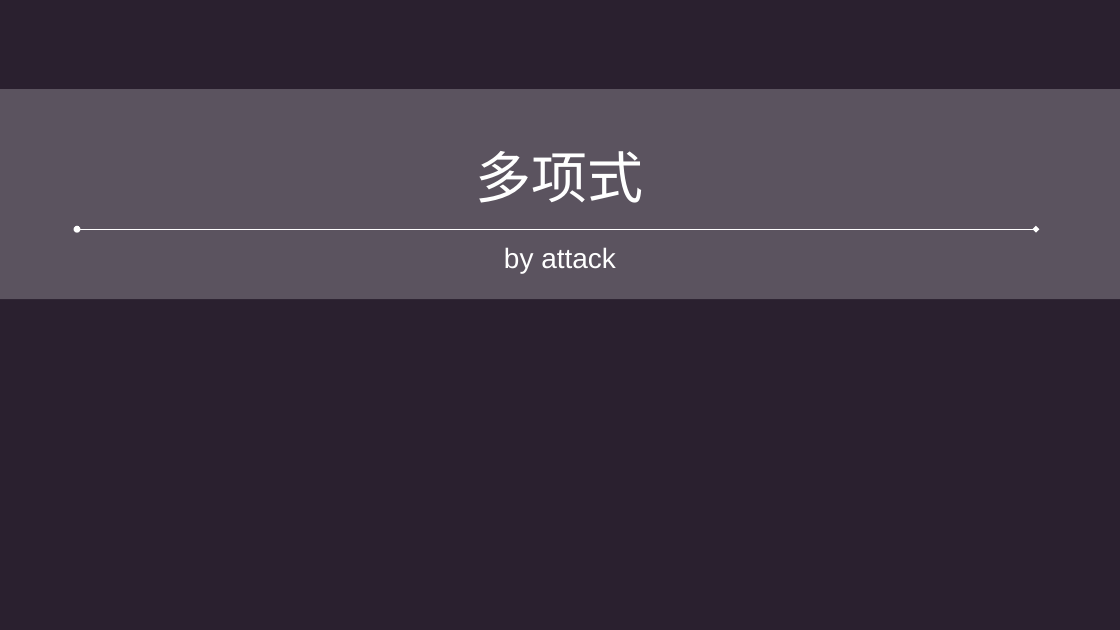
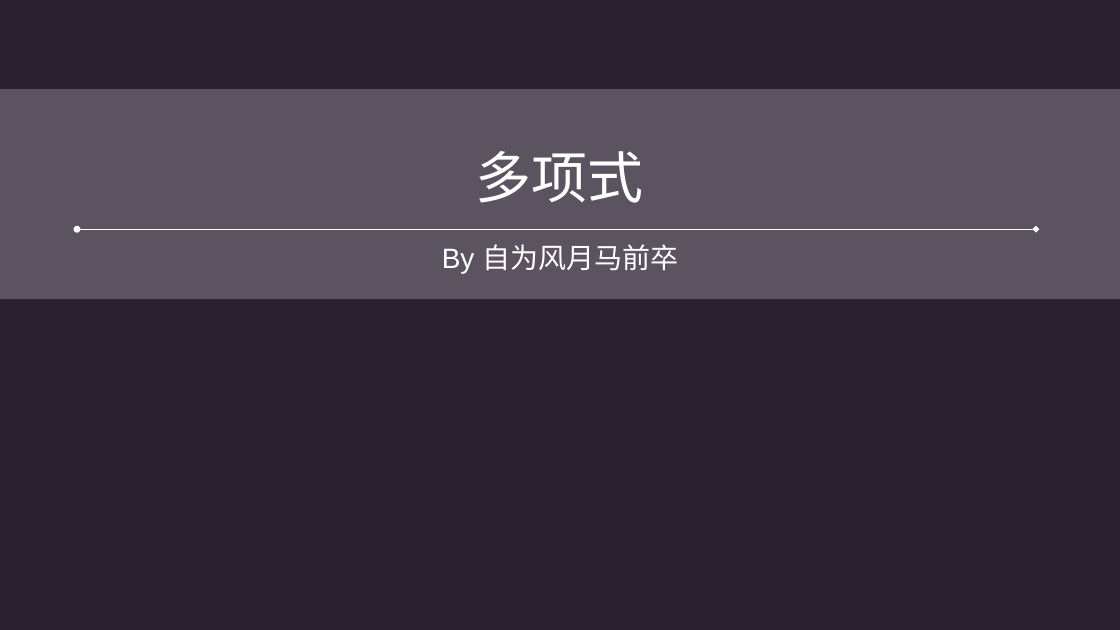
Before and after one commit to SovietPower/My-OI-ACM, a slide deck: slide 1 of 课件/多项式 lgj.pptx. Drawn at 1120x630 pixels with LibreOffice and Linux fonts; fonts in the diff are those of the drawing; background and template pictures are left out; a plain dark background stands for a picture behind light text. Boxes give left, top, right and bottom in pixels: in the first picture for what was removed or moved away, otherwise in the second. Text is boxed around its words. In the diff, an @@ line names an element or a change of style, - is before the commit and + after.

```diff
--- a/课件/多项式 lgj.pptx
+++ b/课件/多项式 lgj.pptx
@@ subtitle at [442, 244, 678, 273]: text changed @@
-by attack
+By 自为风月马前卒
```
Also in this commit, not shown: 14 other files.
